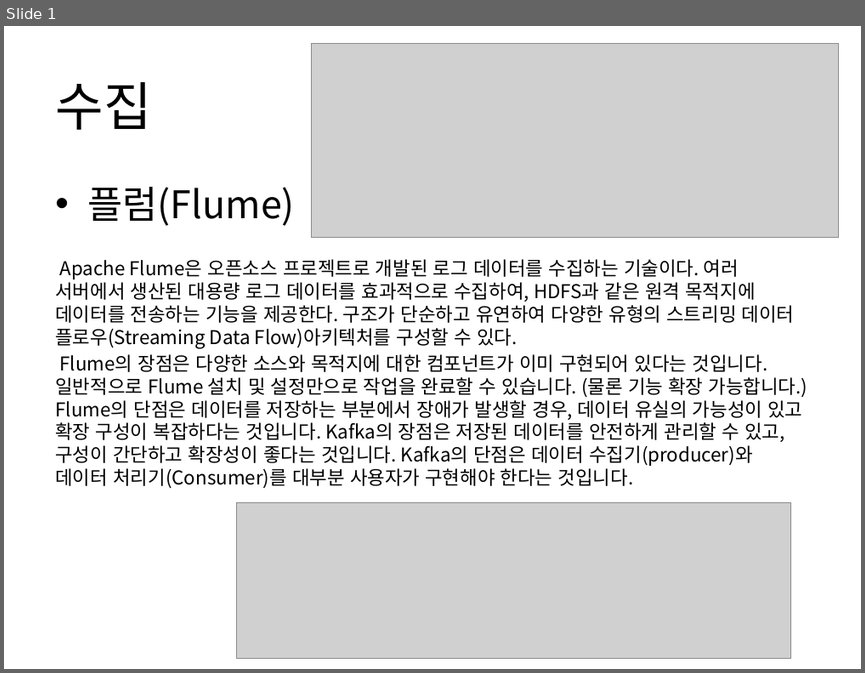
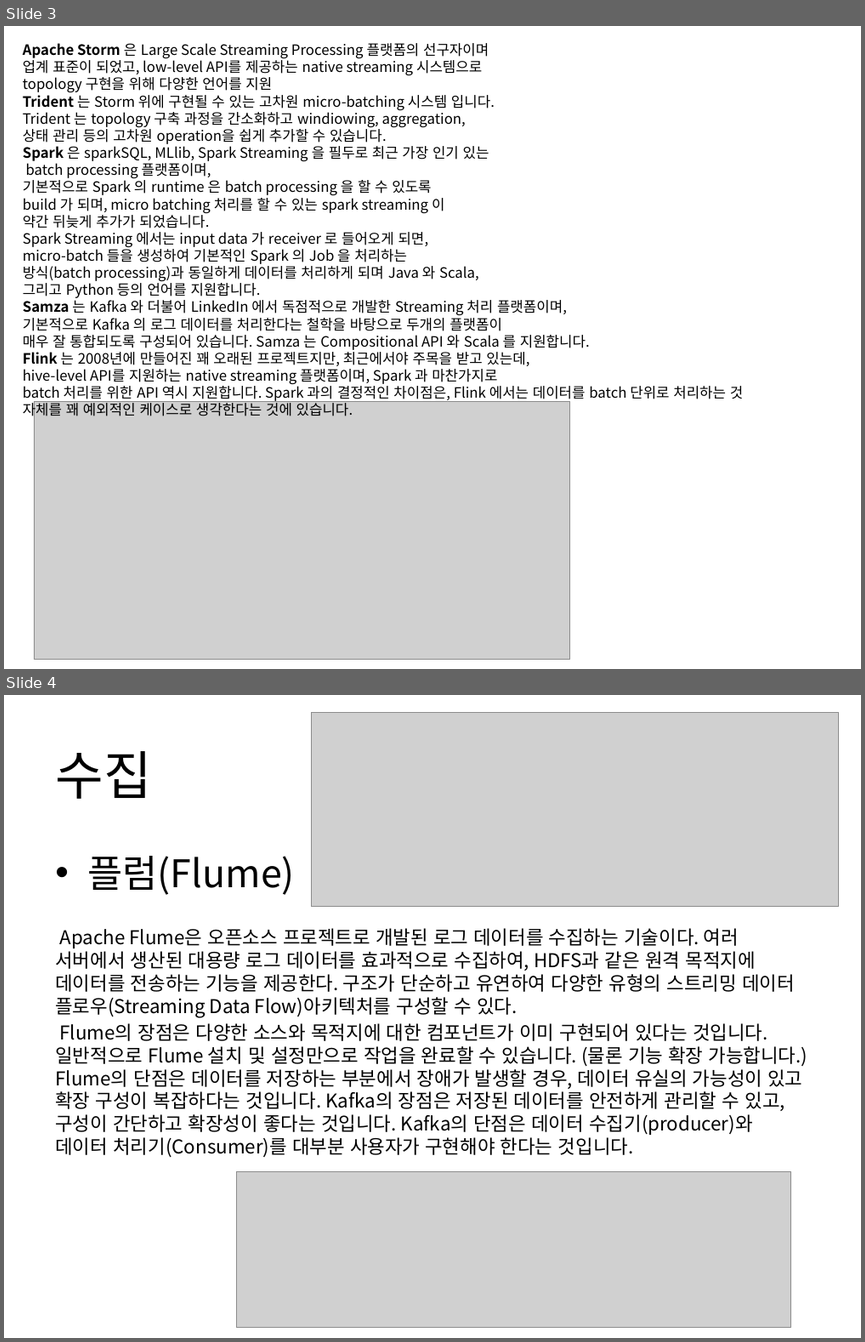
Before and after one commit to Heechul90/BigData_Project, a slide deck: 하둡에코시스템.pptx. Shown one above the other, each under a label of ours: slide 1 before the commit, slides 3 and 4 after it. The pictures are 865x673 and 865x1342 pixels, drawn with LibreOffice and Linux fonts; fonts in the diff are those of the drawing; grey boxes stand for pictures. Boxes give left, top, right and bottom in pixels: in the first picture for what was removed or moved away, otherwise in the second. Text is boxed around its words. In the diff, an @@ line names an element or a change of style, - is before the commit and + after.

```diff
--- a/하둡에코시스템.pptx
+++ b/하둡에코시스템.pptx
@@ slide 3 added at box(4, 26, 861, 669), background #FFFFFF @@
@@ text added at box(23, 43, 743, 419), 12 pt, text #000000 @@
+Apache Storm 은 Large Scale Streaming Processing 플랫폼의 선구자이며
+업계 표준이 되었고, low-level API를 제공하는 native streaming 시스템으로
+topology 구현을 위해 다양한 언어를 지원
+Trident 는 Storm 위에 구현될 수 있는 고차원 micro-batching 시스템 입니다.
+Trident 는 topology 구축 과정을 간소화하고 windiowing, aggregation,
+상태 관리 등의 고차원 operation을 쉽게 추가할 수 있습니다.
+Spark 은 sparkSQL, MLlib, Spark Streaming 을 필두로 최근 가장 인기 있는
+batch processing 플랫폼이며,
+기본적으로 Spark 의 runtime 은 batch processing 을 할 수 있도록
+build 가 되며, micro batching 처리를 할 수 있는 spark streaming 이
+약간 뒤늦게 추가가 되었습니다.
+Spark Streaming 에서는 input data 가 receiver 로 들어오게 되면,
+micro-batch 들을 생성하여 기본적인 Spark 의 Job 을 처리하는
+방식(batch processing)과 동일하게 데이터를 처리하게 되며 Java 와 Scala,
+그리고 Python 등의 언어를 지원합니다.
+Samza 는 Kafka 와 더불어 LinkedIn 에서 독점적으로 개발한 Streaming 처리 플랫폼이며,
+기본적으로 Kafka 의 로그 데이터를 처리한다는 철학을 바탕으로 두개의 플랫폼이
+매우 잘 통합되도록 구성되어 있습니다. Samza 는 Compositional API 와 Scala 를 지원합니다.
+Flink 는 2008년에 만들어진 꽤 오래된 프로젝트지만, 최근에서야 주목을 받고 있는데,
+hive-level API를 지원하는 native streaming 플랫폼이며, Spark 과 마찬가지로
+batch 처리를 위한 API 역시 지원합니다. Spark 과의 결정적인 차이점은, Flink 에서는 데이터를 batch 단위로 처리하는 것
+자체를 꽤 예외적인 케이스로 생각한다는 것에 있습니다.
@@ picture added at box(34, 402, 569, 659) @@
@@ what was slide 1 is now slide 4 @@
```
Also in this commit, not shown: 2 other slides added, 1 other file.
